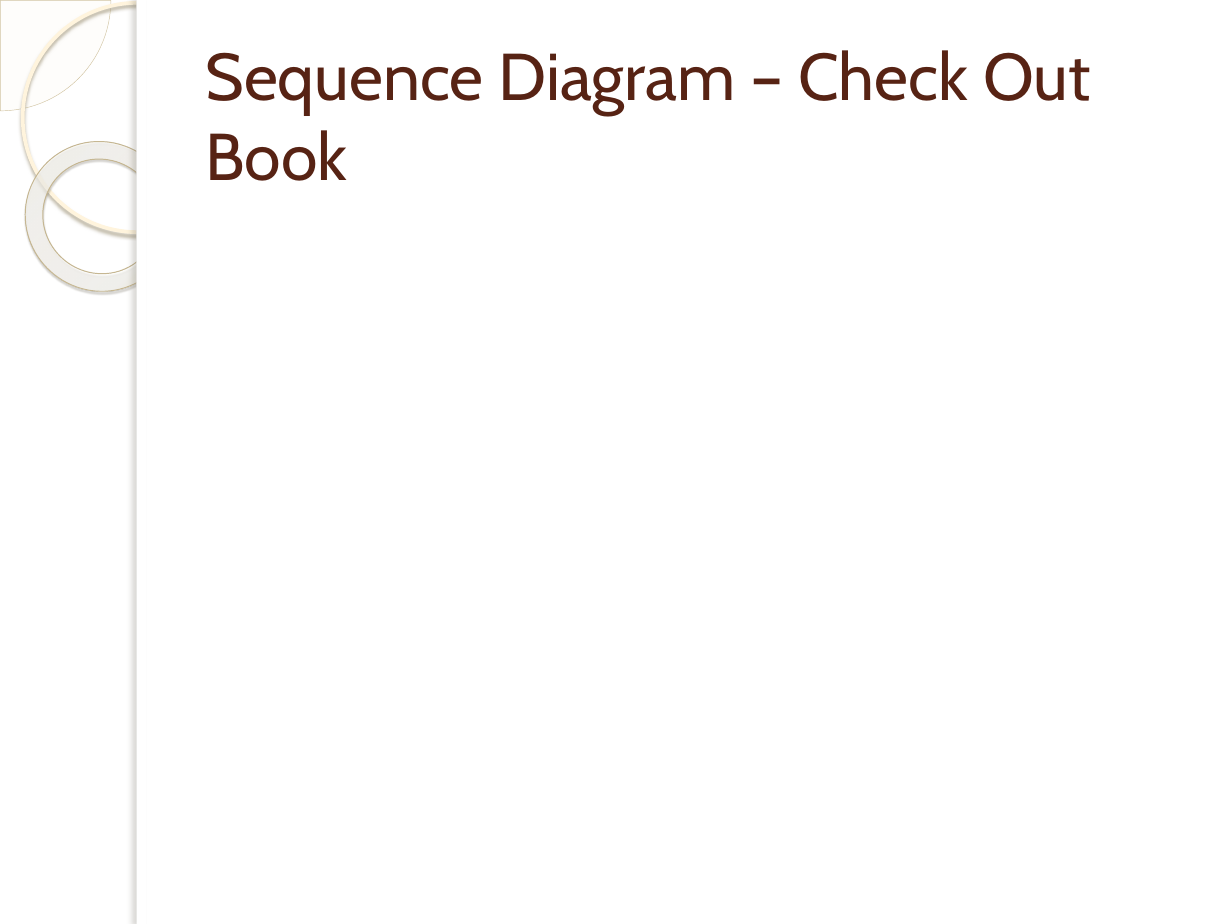
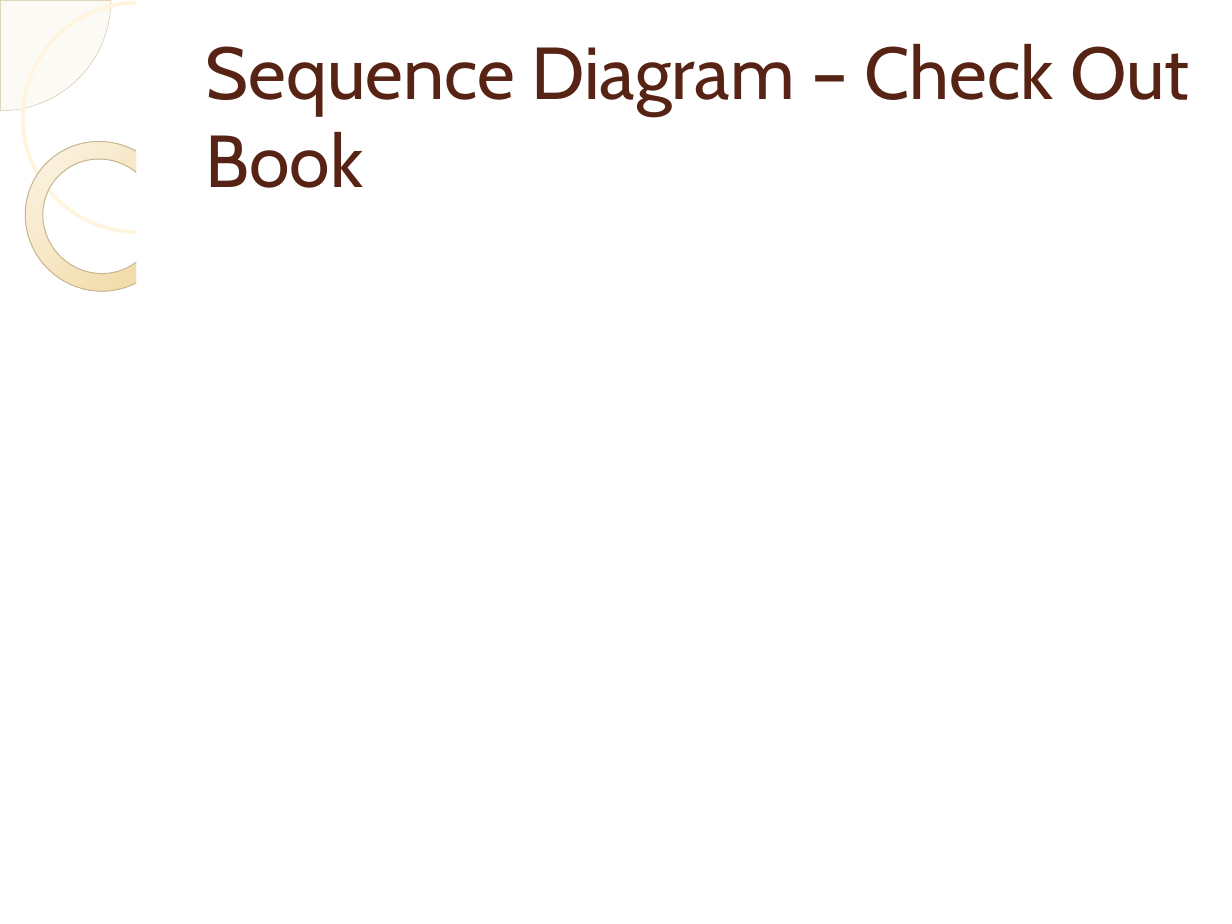
Before and after one commit to memiwo/library-management, a slide deck: slide 13 of docs/Library Management System.pptx. Drawn at 1232x924 pixels with LibreOffice and Linux fonts; fonts in the diff are those of the drawing; background and template pictures are left out. Boxes give left, top, right and bottom in pixels: in the first picture for what was removed or moved away, otherwise in the second. Text is boxed around its words. In the diff, an @@ line names an element or a change of style, - is before the commit and + after.

```diff
--- a/docs/Library Management System.pptx
+++ b/docs/Library Management System.pptx
@@ pie slice (boxed as its full ellipse) at (x1=0, y1=0, x2=111, y2=111): fill #FEFAF4 at 33% opacity to #FCFAF4; outline #D3C39F 0.25 pt to #D1C3A0 0.26 pt @@
@@ ellipse at (x1=22, y1=2, x2=251, y2=232): outline #FFF5DE 2.15 pt to #FFF4DD 2.15 pt; shadow off @@
@@ rectangle at (x1=137, y1=0, x2=147, y2=924): shadow off @@
@@ text "Sequence Diagram – Check Out ..." at (x1=206, y1=43, x2=1189, y2=188): size 38.7 to 43 pt @@
@@ donut at (x1=0, y1=111, x2=206, y2=322): fill gradient #FFFCF6 to #FFFEFB to #F0D28E to gradient #FEFAF6 to #EED18E; outline #C7B893 0.58 pt to #C6B792 0.57 pt; shadow off @@
```
Also in this commit, not shown: 14 other slides changed.
